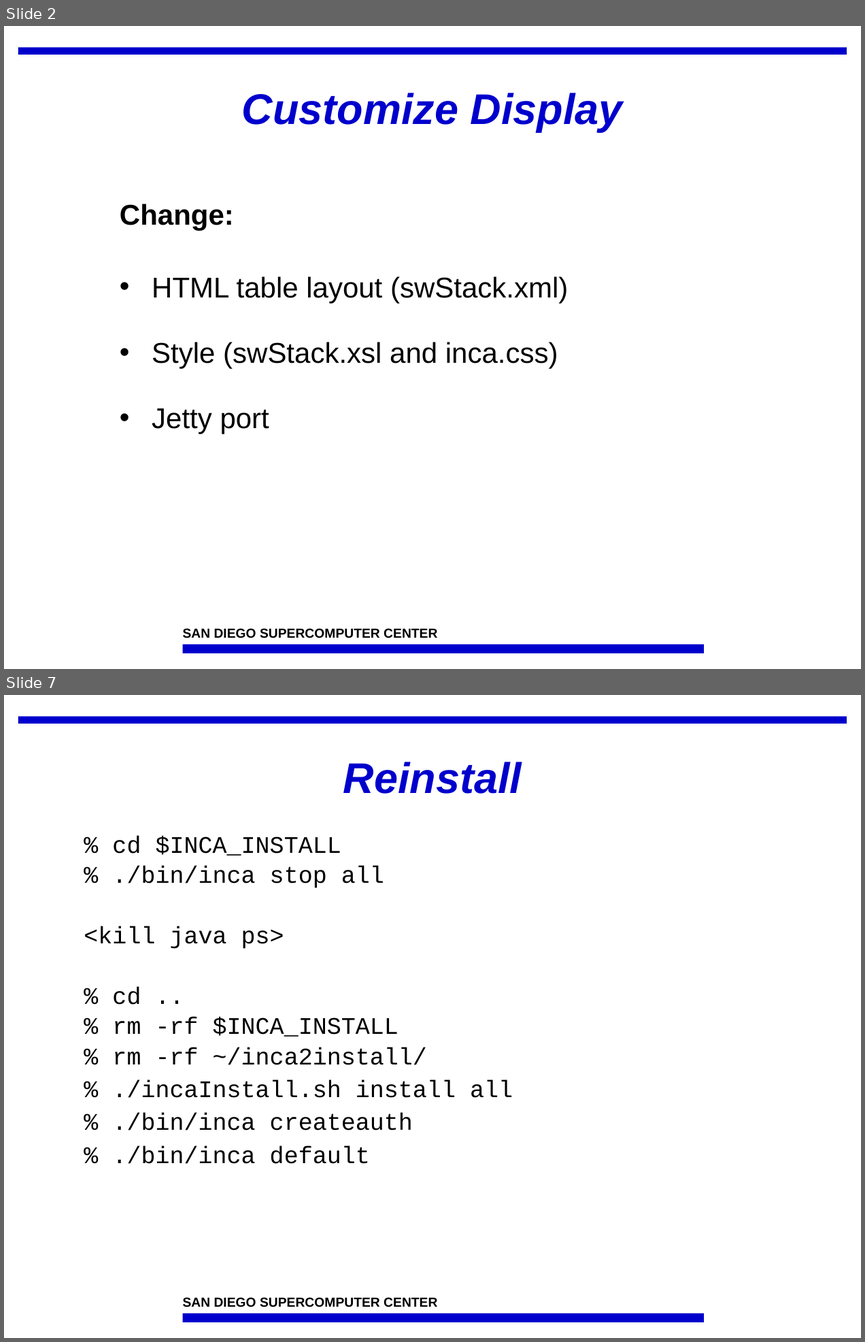
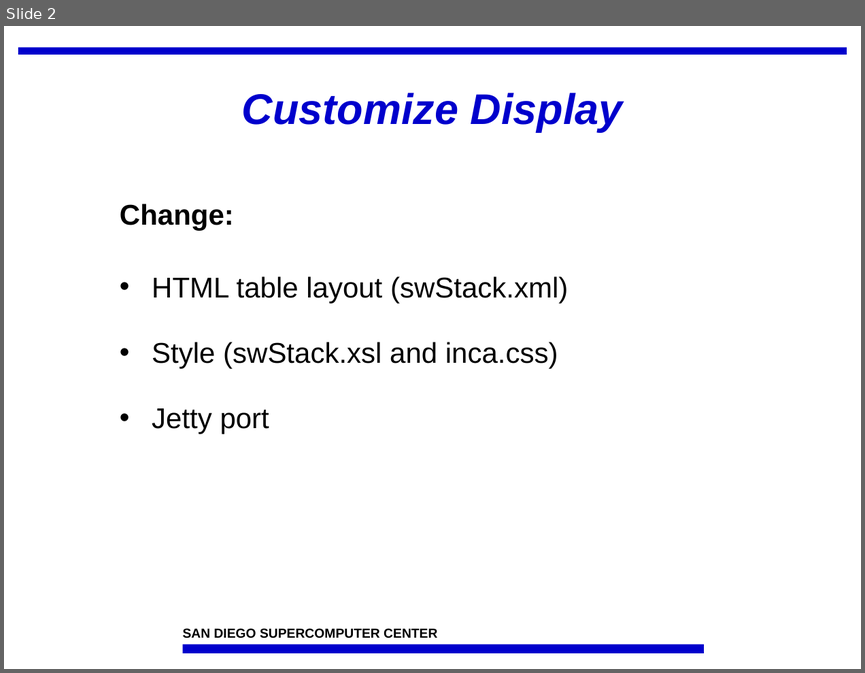
Before and after one commit to IncaProject/inca-xsede, a slide deck: talks/feb-06-workshop/dataConsumersHandsOn.ppt. Shown one above the other, each under a label of ours: slides 2 and 7 before the commit, slide 2 after it; the slides between them are not shown. The pictures are 865x1342 and 865x673 pixels, drawn with LibreOffice and Linux fonts; fonts in the diff are those of the drawing; background and template pictures are left out. Boxes give left, top, right and bottom in pixels: in the first picture for what was removed or moved away, otherwise in the second. Text is boxed around its words. In the diff, an @@ line names an element or a change of style, - is before the commit and + after.

```diff
--- a/talks/feb-06-workshop/dataConsumersHandsOn.ppt
+++ b/talks/feb-06-workshop/dataConsumersHandsOn.ppt
@@ slide 7 removed at bbox=[4, 695, 861, 1338], background #FFFFFF; not listed: 3 template elements that a slide beside it also shows @@
@@ title removed at bbox=[343, 762, 521, 794] @@
-Reinstall
@@ text removed at bbox=[84, 836, 513, 1164] @@
-% cd $INCA_INSTALL
-% ./bin/inca stop all
-<kill java ps>
-% cd ..
-% rm -rf $INCA_INSTALL
-% rm -rf ~/inca2install/
-% ./incaInstall.sh install all
-% ./bin/inca createauth
-% ./bin/inca default
```
Also in this commit, not shown: 3 slides changed, 2 slides added, 1 other slide removed.
